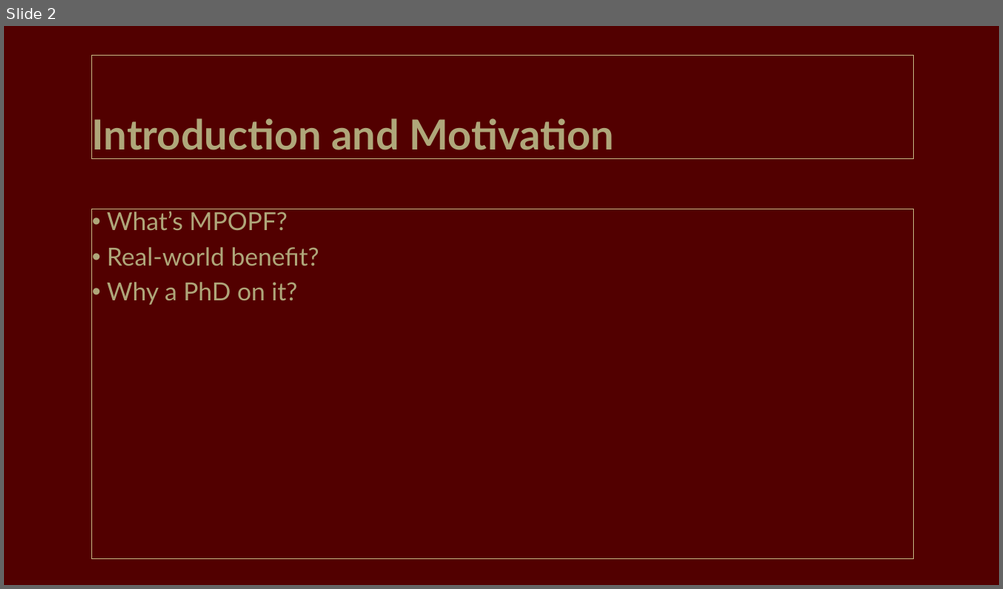
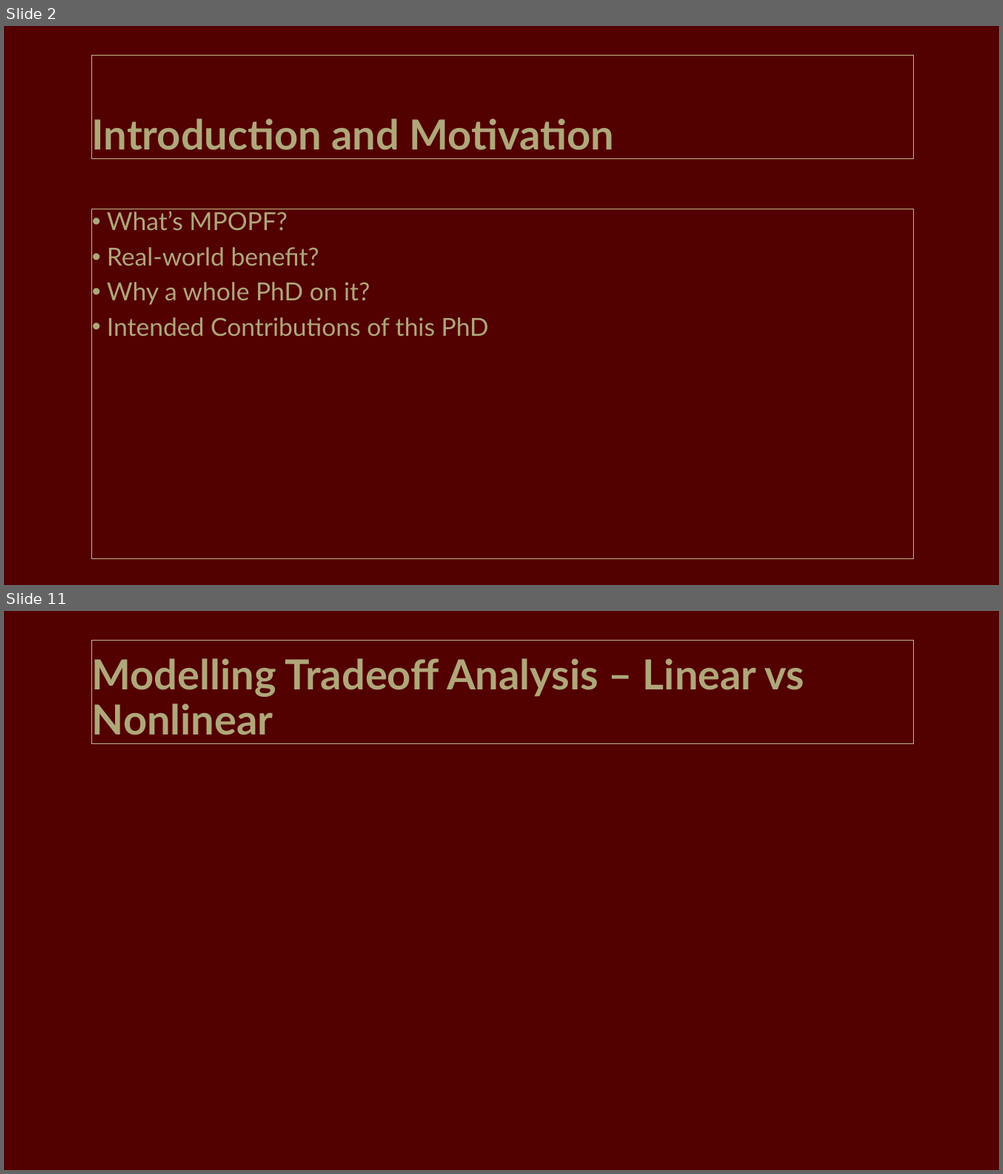
Before and after one commit to Realife-Brahmin/OriginalDocsHub-WSU-OneDrive, a slide deck: prelims-presentation_Jha_Aryan.pptx. Shown one above the other, each under a label of ours: slide 2 before the commit, slides 2 and 11 after it; the slides between them are not shown. The pictures are 1003x589 and 1003x1174 pixels, drawn with LibreOffice and Linux fonts; fonts in the diff are those of the drawing. Boxes give left, top, right and bottom in pixels: in the first picture for what was removed or moved away, otherwise in the second. Text is boxed around its words. In the diff, an @@ line names an element or a change of style, - is before the commit and + after.

```diff
--- a/prelims-presentation_Jha_Aryan.pptx
+++ b/prelims-presentation_Jha_Aryan.pptx
@@ slide 11 added at bbox=[4, 611, 999, 1170], background #520000 @@
@@ title added at bbox=[92, 640, 913, 743], outline #C5B783 0.75 pt, 40 pt, text #AFA77A, bold @@
+Modelling Tradeoff Analysis – Linear vs Nonlinear
@@ slide 2 changed as well @@
@@ text at bbox=[107, 282, 489, 336]: text changed @@
-• Why a PhD on it?
+• Why a whole PhD on it?
+• Intended Contributions of this PhD
```
Also in this commit, not shown: 3 other slides changed, 16 other slides added.
